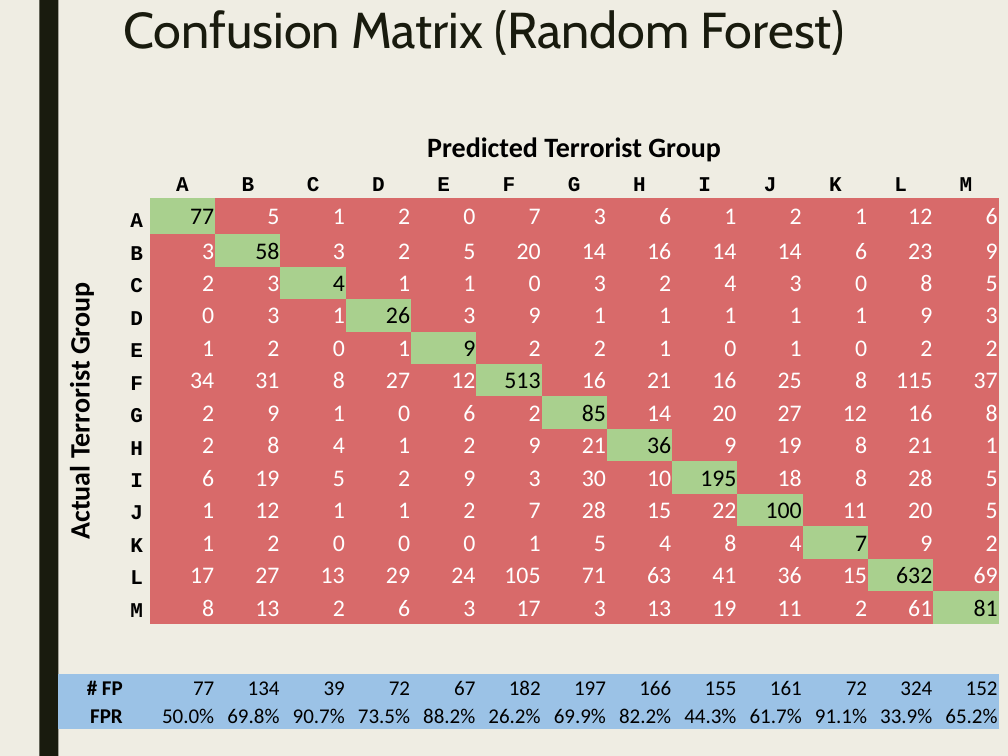
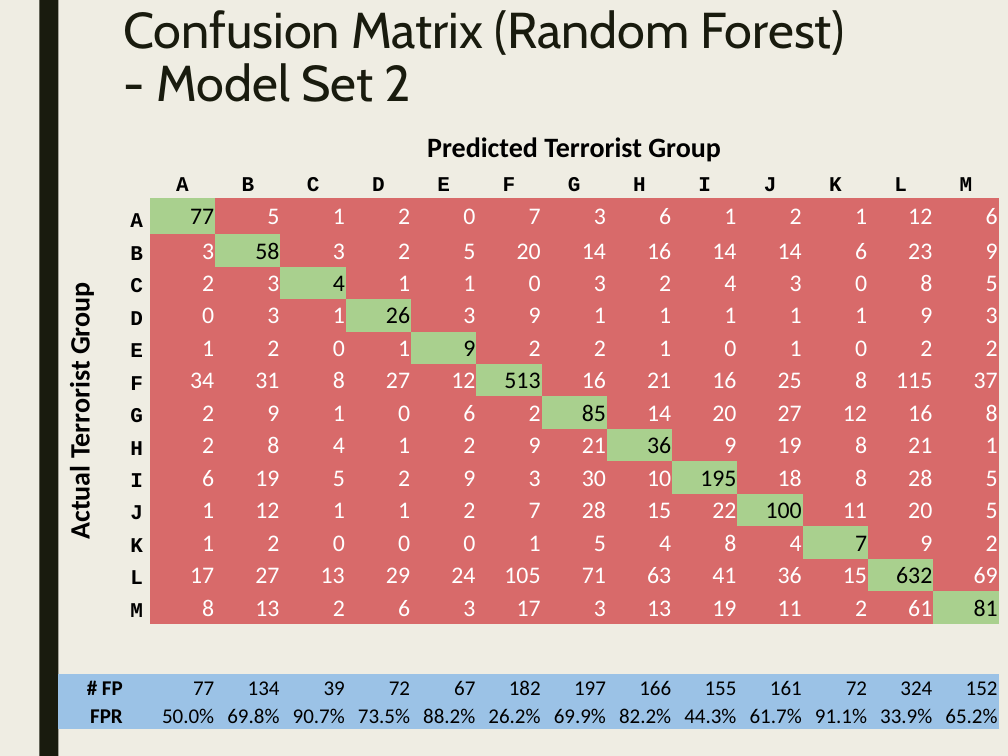
Before and after one commit to stats-learning-fall2019/final-project, a slide deck: slide 37 of presentation/gtdb-final-presentation.pptx (slide 36 before the commit). Drawn at 1008x756 pixels with LibreOffice and Linux fonts; fonts in the diff are those of the drawing. Boxes give left, top, right and bottom in pixels: in the first picture for what was removed or moved away, otherwise in the second. Text is boxed around its words. In the diff, an @@ line names an element or a change of style, - is before the commit and + after.

Commit message:
Adds "Sean" slides including q2 initial slides and modifies a few slides for q1 (titles and content)

```diff
--- a/presentation/gtdb-final-presentation.pptx
+++ b/presentation/gtdb-final-presentation.pptx
@@ title at (x1=123, y1=10, x2=845, y2=102): text changed @@
-Confusion Matrix (Random Forest)
+Confusion Matrix (Random Forest)
+- Model Set 2
```
Also in this commit, not shown: 11 other slides changed, 4 slides added.
